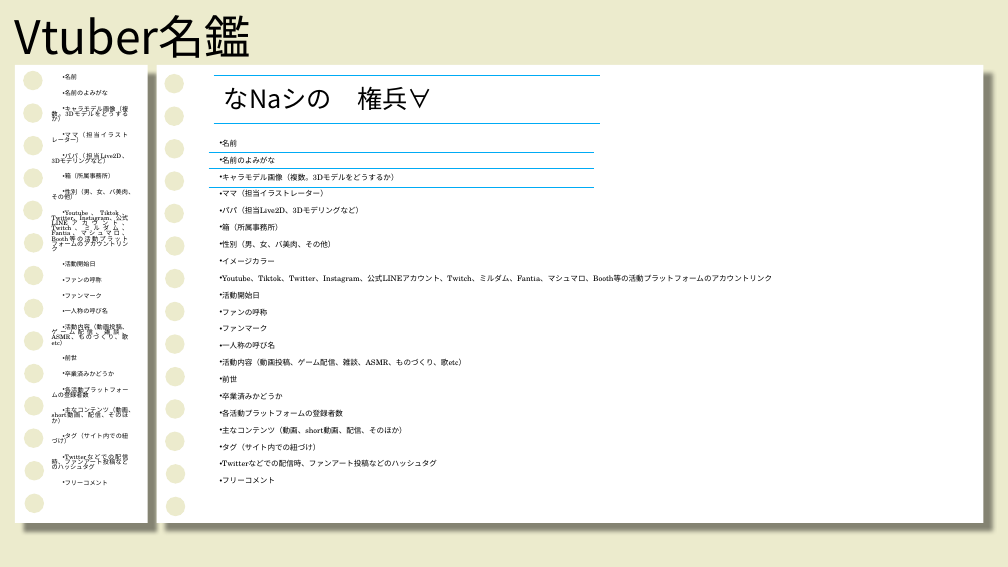
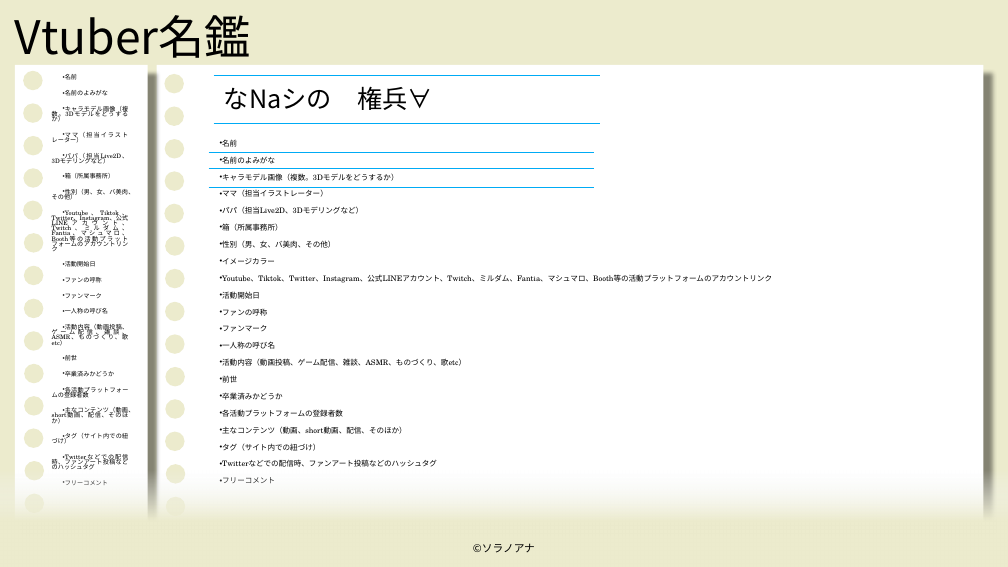
Before and after one commit to Soranoana/VtuberMeikan, a slide deck: slide 1 of ページデザイン.pptx. Drawn at 1008x567 pixels with LibreOffice and Linux fonts; fonts in the diff are those of the drawing. Boxes give left, top, right and bottom in pixels: in the first picture for what was removed or moved away, otherwise in the second. Text is boxed around its words. In the diff, an @@ line names an element or a change of style, - is before the commit and + after.

```diff
--- a/ページデザイン.pptx
+++ b/ページデザイン.pptx
@@ rectangle added at (0,471,1008,567), fill gradient #F6F8FC to #ECEBCD @@
@@ text added at (473,543,535,553), 10.2 pt, text #000000 @@
+©ソラノアナ
```
